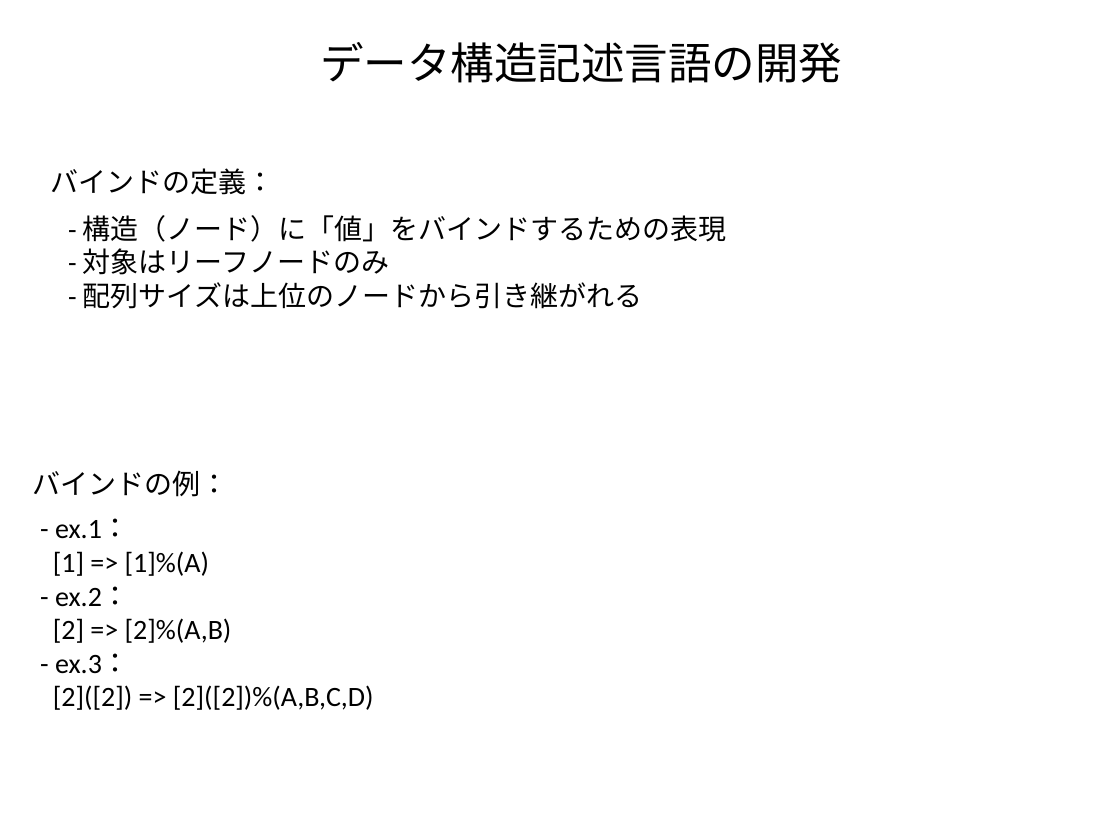
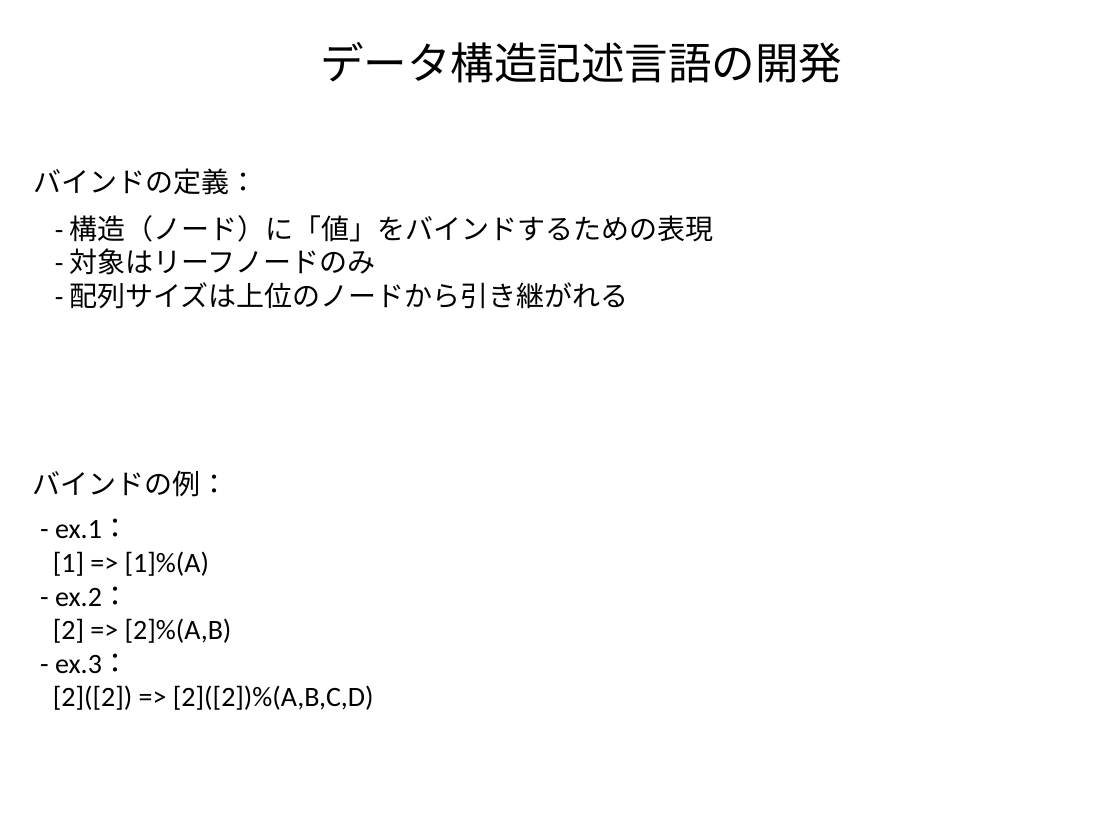
Before and after one commit to kouamano/RECURSIVE-SYSTEM, a slide deck: slide 4 of Document/tq_op_example.odp. Drawn at 1120x840 pixels with LibreOffice and Linux fonts; fonts in the diff are those of the drawing. Boxes give left, top, right and bottom in pixels: in the first picture for what was removed or moved away, otherwise in the second. Text is boxed around its words. In the diff, an @@ line names an element or a change of style, - is before the commit and + after.

```diff
--- a/Document/tq_op_example.odp
+++ b/Document/tq_op_example.odp
@@ text "バインドの定義：": place and size @@
-text "バインドの定義：" at box(51, 168, 275, 195)
+text "バインドの定義：" at box(33, 168, 257, 195)
@@ text "- 構造（ノード）に「値」をバインドするための表現": place and size @@
-text "- 構造（ノード）に「値」をバインドするための表現" at box(83, 215, 727, 309)
+text "- 構造（ノード）に「値」をバインドするための表現" at box(70, 215, 714, 309)
```
Also in this commit, not shown: 8 other slides changed, 1 other file.
